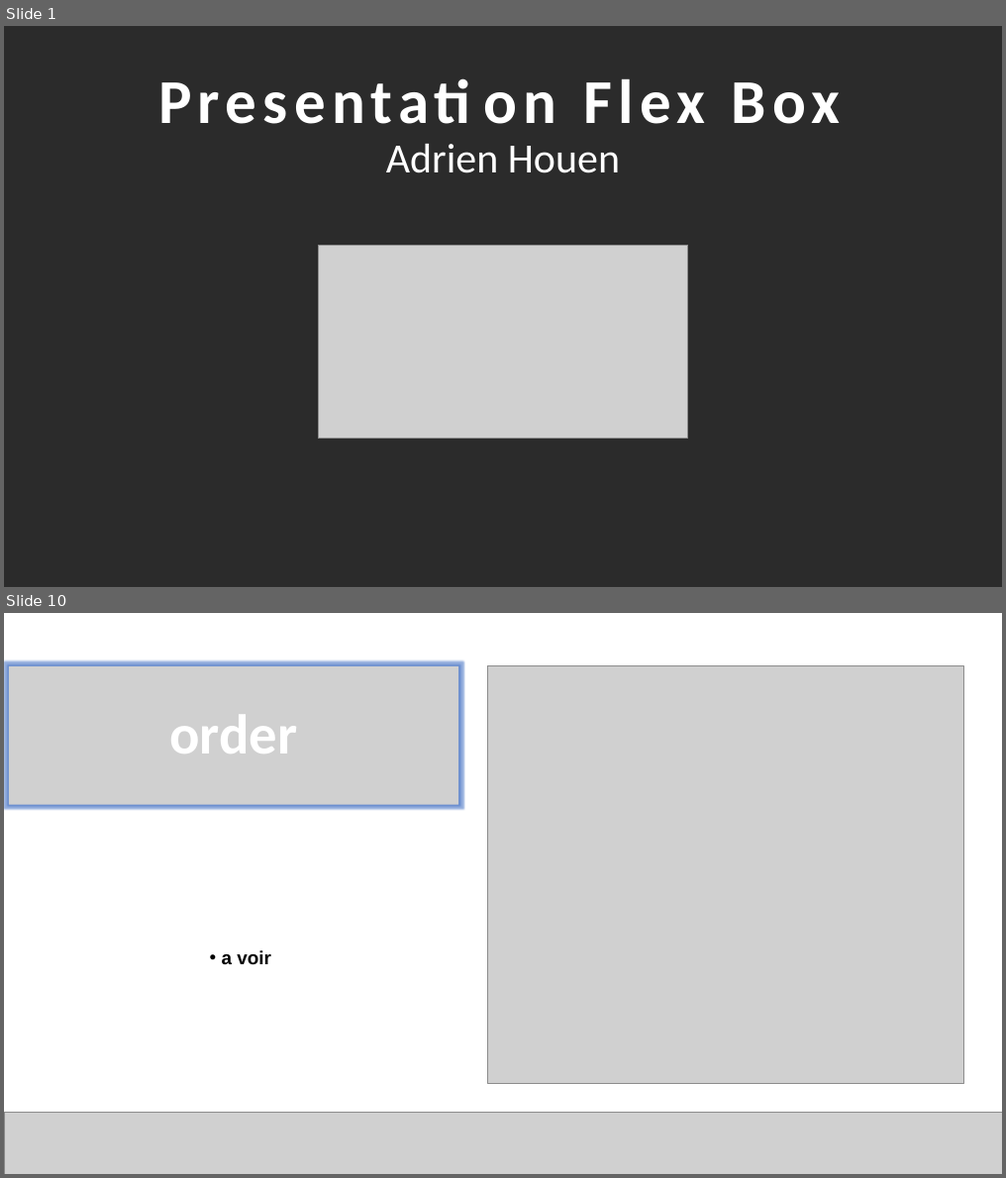
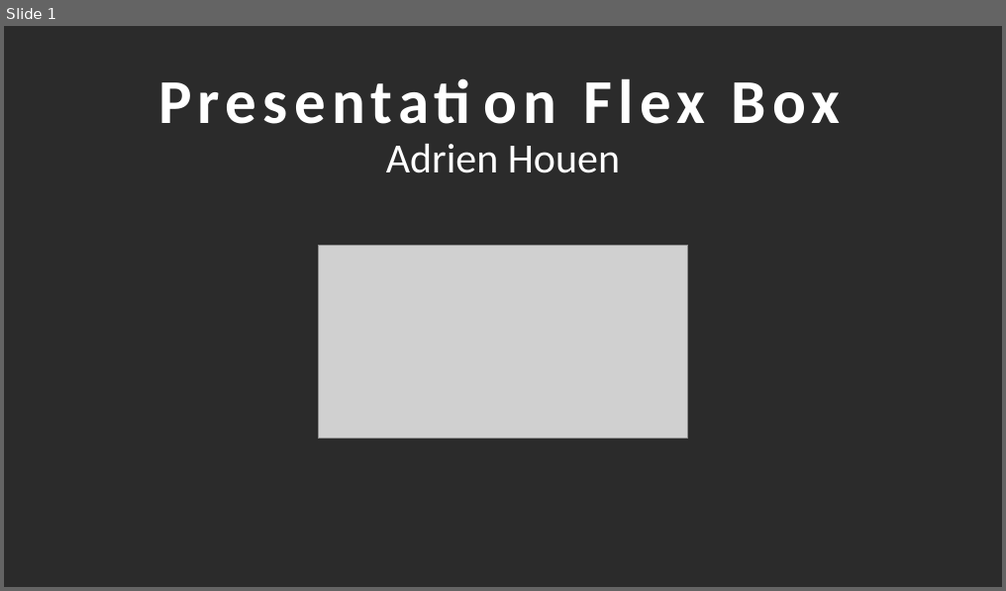
Before and after one commit to AdHouen/COURS_ANGLAIS, a slide deck: Exposé/Presentation Flex Box.pptx. Shown one above the other, each under a label of ours: slides 1 and 10 before the commit, slide 1 after it; the slides between them are not shown. The pictures are 1006x1178 and 1006x591 pixels, drawn with LibreOffice and Linux fonts; fonts in the diff are those of the drawing; grey boxes stand for pictures; background and template pictures are left out; a plain dark background stands for a picture behind light text. Boxes give left, top, right and bottom in pixels: in the first picture for what was removed or moved away, otherwise in the second. Text is boxed around its words. In the diff, an @@ line names an element or a change of style, - is before the commit and + after.

```diff
--- a/Exposé/Presentation Flex Box.pptx
+++ b/Exposé/Presentation Flex Box.pptx
@@ slide 10 removed at (4, 613, 1002, 1174), background #FFFFFF @@
@@ picture removed at (9, 666, 458, 805) @@
-order
@@ picture removed at (487, 666, 964, 1083) @@
@@ text removed at (222, 951, 271, 965) @@
-• a voir
@@ picture removed at (4, 1113, 1002, 1174) @@
```
Also in this commit, not shown: 9 slides changed, 2 slides added, 1 other slide removed, 9 other files.
